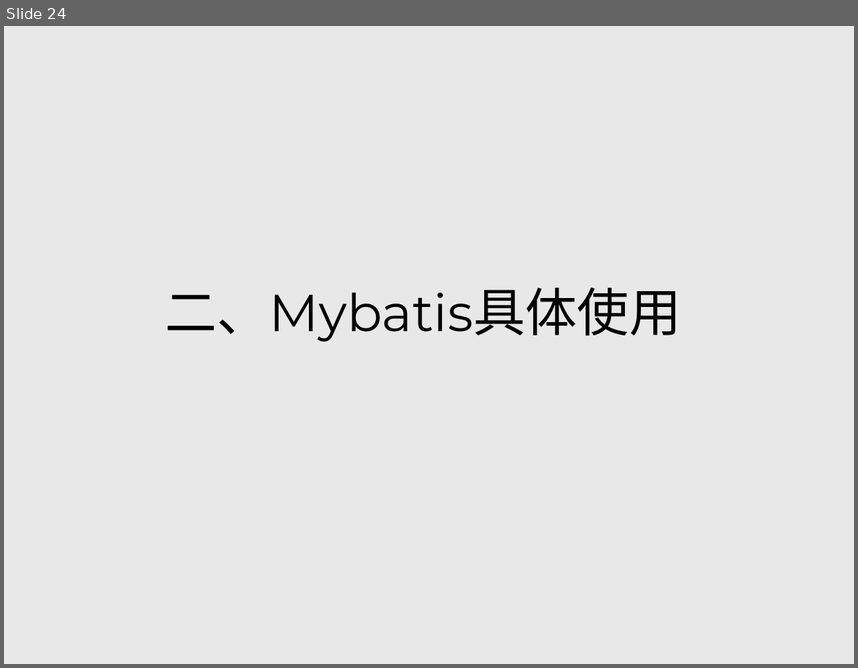
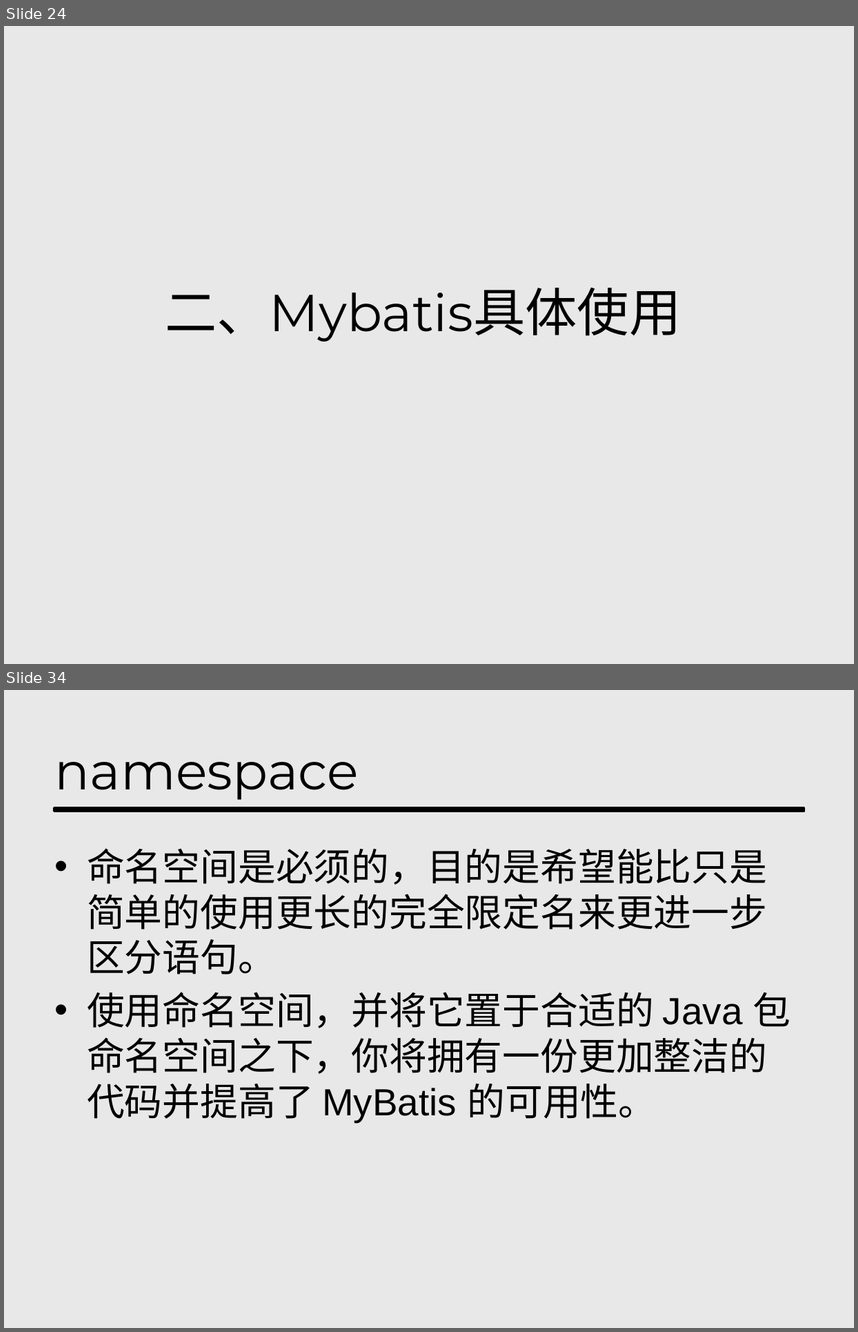
Before and after one commit to hyndio/mybatis_share, a slide deck: Mybatis-分享-hynd.pptx. Shown one above the other, each under a label of ours: slide 24 before the commit, slides 24 and 34 after it; the slides between them are not shown. The pictures are 858x668 and 858x1332 pixels, drawn with LibreOffice and Linux fonts; fonts in the diff are those of the drawing. Boxes give left, top, right and bottom in pixels: in the first picture for what was removed or moved away, otherwise in the second. Text is boxed around its words. In the diff, an @@ line names an element or a change of style, - is before the commit and + after.

```diff
--- a/Mybatis-分享-hynd.pptx
+++ b/Mybatis-分享-hynd.pptx
@@ slide 34 added at box(4, 690, 854, 1328), background #D9D9D9 at 58% opacity @@
@@ title added at box(55, 762, 359, 800), 44 pt, text #000000 @@
+namespace
@@ rectangle added at box(54, 808, 804, 811), fill #000000, outline #000000 2 pt @@
@@ text added at box(87, 848, 791, 1122), 32 pt, text #000000 @@
+• 命名空间是必须的，目的是希望能比只是简单的使用更长的完全限定名来更进一步区分语句。
+• 使用命名空间，并将它置于合适的 Java 包命名空间之下，你将拥有一份更加整洁的代码并提高了 MyBatis 的可用性。
```
Also in this commit, not shown: 2 slides changed, 10 other slides added, 1 slide removed, 1 other file.
